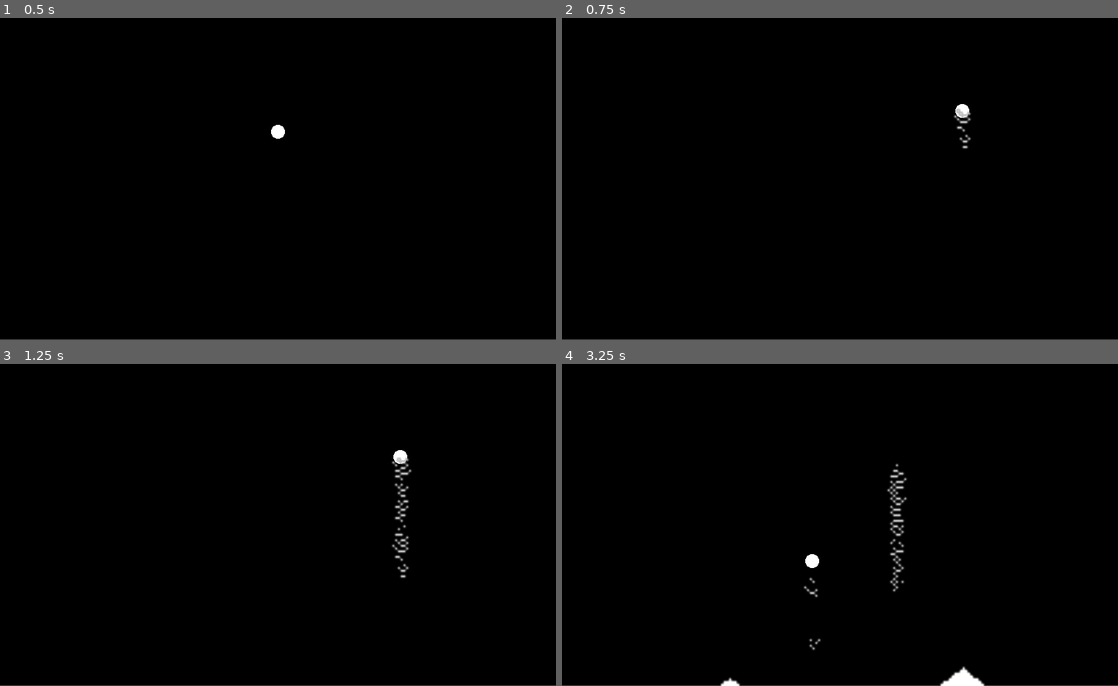
Above: before the commit, frames 1-4 (two rows, left to right).
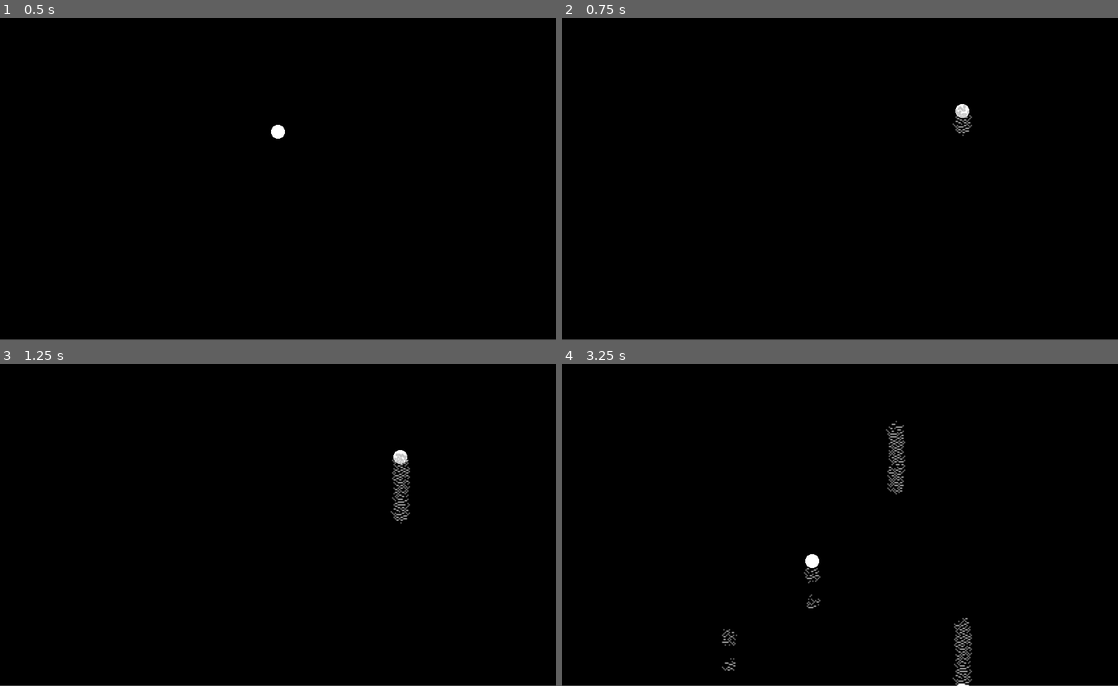
Above: after the commit, the same moments.

Repository: KunkelAlexander/neon-sand
Game: Godot game, scene res://scenes/cursor.tscn
Two runs of this game, one before a commit and one after it. Both use one fixed random seed, a clock stepped at 60 frames per second and the inputs below.
Inputs (mouse positions are in pixels of both pictures, inside the frame that each line leads up to):
- Up to frame 1 (0.5 s): no input
- Up to frame 2 (0.75 s): tap Enter at 0.5 s; move the mouse to (962, 111) at 0.52 s; press the mouse at (962, 111) at 0.53 s
- Up to frame 3 (1.25 s): right-click (400, 457) at 0.8 s
- Up to frame 4 (3.25 s): move the mouse to (728, 499) at 1.27 s; release the mouse at (728, 499) at 1.28 s; right-click (728, 499) at 1.35 s; click (728, 499) at 1.55 s; move the mouse to (895, 386) at 2.02 s; press the mouse at (895, 386) at 2.03 s; right-click (895, 386) at 2.3 s; move the mouse to (812, 560) at 2.77 s; release the mouse at (812, 560) at 2.78 s; tap 1 (press_1) at 2.85 s; click (812, 560) at 3.05 s

Frame 1 is identical in both runs. In frame 2, 0.2% of the frame differs, in the area x 70-74%, y 26-41%; in frame 3, 0.6%; in frame 4, 1.6%, in the area x 28-77%, y 17-100%.

Commit message:
Add optimised sand simulation that keeps track of active cells

Diff:
--- a/scenes/cursor.tscn
+++ b/scenes/cursor.tscn
@@ -1,7 +1,7 @@
 [gd_scene load_steps=4 format=3 uid="uid://c8maycj72kdl7"]
 
 [ext_resource type="Script" path="res://scripts/cursor.gd" id="1_10kv6"]
-[ext_resource type="Script" path="res://scripts/sand_simulation.gd" id="2_oxs87"]
+[ext_resource type="Script" path="res://scripts/sand_simulation_update_active.gd" id="2_5rbfh"]
 [ext_resource type="Script" path="res://scripts/gpu_renderer.gd" id="3_vh1vf"]
 
 [node name="Node2D" type="Node2D"]
@@ -16,10 +16,7 @@
 script = ExtResource("1_10kv6")
 
 [node name="SandSimulation" type="Node" parent="."]
-script = ExtResource("2_oxs87")
-
-[node name="SandSimulation" type="Node" parent="SandSimulation"]
-script = ExtResource("2_oxs87")
+script = ExtResource("2_5rbfh")
 
 [node name="SandRenderer" type="Node2D" parent="."]
 script = ExtResource("3_vh1vf")
--- a/scripts/global.gd
+++ b/scripts/global.gd
@@ -1,7 +1,7 @@
 extends Node
 
-@export var WIDTH = 200
-@export var HEIGHT = 150
+@export var WIDTH = 400
+@export var HEIGHT = 300
 
 # Sand type definitions
 const SAND_EMPTY = 0
--- /dev/null
+++ b/scripts/sand_simulation_update_active.gd
@@ -0,0 +1,175 @@
+extends Node
+
+signal grid_updated(old_grid, new_grid)  # Signal to notify renderer
+
+# Sand type definitions
+const SAND_EMPTY = 0
+const SAND_TYPE1 = 1  # e.g. white sand
+const SAND_TYPE2 = 2  # e.g. red sand
+const SAND_TYPE3 = 3  # e.g. green sand
+# (Add more types as needed)
+
+# Colors for each sand type
+var sand_colors = {
+	SAND_EMPTY: Color(0, 0, 0, 0),
+	SAND_TYPE1: Color(1, 1, 1, 1),
+	SAND_TYPE2: Color(1, 0, 0, 1),
+	SAND_TYPE3: Color(0, 1, 0, 1)
+}
+
+# The grid stores an integer per pixel (0 = empty, otherwise the sand type)
+var sand_grids = [PackedByteArray(), PackedByteArray()]
+var active_grid = 0
+
+# List of indices (in the grid) that were added this frame
+var active_pixels = []
+
+# Dictionary used as a set for cells that need to be updated.
+var active_cells = {}  # keys are cell indices; values are true
+
+
+func _ready():
+	for grid in sand_grids:
+		grid.resize(Global.WIDTH * Global.HEIGHT)
+		grid.fill(SAND_EMPTY)
+	active_grid = 0
+
+func _process(delta):
+	update_sand()
+	grid_updated.emit(sand_grids, active_grid)  # Notify renderer
+
+
+func update_sand():
+	var width = Global.WIDTH
+	var height = Global.HEIGHT
+	var read_grid = sand_grids[active_grid]
+
+	# Instead of clearing the write grid completely, copy the read grid so that cells not processed remain unchanged.
+	var write_grid = read_grid.duplicate()
+
+	# Add any new sand pixels to the read grid and mark them as active.
+	for pos_type in active_pixels:
+		var pos = pos_type[0]
+		var sand_type = pos_type[1]
+		read_grid[pos] = sand_type
+		active_cells[pos] = true
+	active_pixels.clear()
+
+	var new_active_cells = {}  # New set for the next frame
+
+	# Process only cells in the active set.
+	for pos in active_cells.keys():
+		var x = pos % width
+		var y = pos / width
+		var sand_type = read_grid[pos]
+		if sand_type == SAND_EMPTY:
+			continue  # Skip if nothing is in this cell
+
+		var moved = false
+
+		# Check if the cell can move down (if not in the bottom row)
+		if y < height - 1:
+			var below = x + (y + 1) * width
+			if read_grid[below] == SAND_EMPTY:
+				# Move down: clear the old position in write grid and write to the new one.
+				write_grid[below] = sand_type
+				write_grid[pos] = SAND_EMPTY
+				moved = true
+				new_active_cells[below] = true
+
+				# Activate cells above the new position.
+				if y > 0:
+					new_active_cells[x + (y - 1) * width] = true
+					if x > 0:
+						new_active_cells[(x - 1) + (y - 1) * width] = true
+					if x < width - 1:
+						new_active_cells[(x + 1) + (y - 1) * width] = true
+				# Keep current cell active so any changes can be re-evaluated.
+				new_active_cells[pos] = true
+
+			else:
+				# Check diagonal movement.
+				var left = -1
+				var right = -1
+				var left_empty = false
+				var right_empty = false
+
+				if x > 0:
+					left = (x - 1) + (y + 1) * width
+					left_empty = read_grid[left] == SAND_EMPTY
+				if x < width - 1:
+					right = (x + 1) + (y + 1) * width
+					right_empty = read_grid[right] == SAND_EMPTY
+
+				if left_empty or right_empty:
+					if left_empty and right_empty:
+						if randi() % 2 == 0:
+							write_grid[left] = sand_type
+							write_grid[pos] = SAND_EMPTY
+							new_active_cells[left] = true
+						else:
+							write_grid[right] = sand_type
+							write_grid[pos] = SAND_EMPTY
+							new_active_cells[right] = true
+					elif left_empty:
+						write_grid[left] = sand_type
+						write_grid[pos] = SAND_EMPTY
+						new_active_cells[left] = true
+					elif right_empty:
+						write_grid[right] = sand_type
+						write_grid[pos] = SAND_EMPTY
+						new_active_cells[right] = true
+
+					moved = true
+					# Activate cells above the new position.
+					if y > 0:
+						new_active_cells[x + (y - 1) * width] = true
+						if x > 0:
+							new_active_cells[(x - 1) + (y - 1) * width] = true
+						if x < width - 1:
+							new_active_cells[(x + 1) + (y - 1) * width] = true
+					new_active_cells[pos] = true
+				# Else: the cell is settled. Do nothing, so its value remains in write_grid.
+		# Bottom row: the particle cannot move further.
+		# Its value was already copied over by the duplicate, so we don't change it.
+
+		# Optionally, you could add logic here to remove cells that have been settled for many frames.
+
+	# Swap grids.
+	var next_active_grid = 1 - active_grid
+	sand_grids[next_active_grid] = write_grid
+	active_grid = next_active_grid
+	active_cells = new_active_cells
+
+
+# Spawn sand into the simulation.
+# mouse_pos: the position in pixels,
+# cursor_size: the diameter of the brush,
+# sand_type: which type of sand to spawn (defaults to SAND_TYPE1).
+func spawn_sand(coords, radius, sand_type = SAND_TYPE1):
+	var grid_x = coords.x
+	var grid_y = coords.y
+
+
+	for dx in range(-radius, radius + 1):
+		for dy in range(-radius, radius + 1):
+			# Only consider points within the circle.
+			var distance_sq = dx * dx + dy * dy
+			if distance_sq > radius * radius:
+				continue
+
+			var new_x = grid_x + dx
+			var new_y = grid_y + dy
+
+			# Skip if outside the grid.
+			if new_x < 0 or new_x >= Global.WIDTH or new_y < 0 or new_y >= Global.HEIGHT:
+				continue
+
+			# Introduce randomness for a more natural look.
+			var distance_factor = 1.0 - float(distance_sq) / float(radius * radius)  # Closer to center = higher density
+			var spawn_probability = 0.2 + 0.05 * distance_factor  # Probability decreases toward the edges
+
+			if randf() < spawn_probability:  # Random chance to place sand
+				var pos = new_x + new_y * Global.WIDTH
+				if sand_grids[active_grid][pos] == SAND_EMPTY or sand_type == SAND_EMPTY:
+					active_pixels.append([pos, sand_type])
--- a/scripts/sand_simulation.gd
+++ b/scripts/sand_simulation_update_all.gd
@@ -18,7 +18,7 @@
 }
 
 # The grid stores an integer per pixel (0 = empty, otherwise the sand type)
-var sand_grids = [Array(), Array()]
+var sand_grids = [PackedByteArray(), PackedByteArray()]
 var active_grid = 0
 
 # List of indices (in the grid) that where added
@@ -34,6 +34,7 @@
 func _process(delta):
 	update_sand()
 	grid_updated.emit(sand_grids, active_grid)  # Notify renderer
+
 
 func update_sand():
 	# We'll read from the "active_grid" buffer,
@@ -52,6 +53,7 @@
 		var sand_type    = pos_type[1]
 		read_grid[index] = sand_type
 	active_pixels.clear()
+
 
 	# 3) Simulation: read from the old buffer, write results into the new.
 	for y in range(Global.HEIGHT - 1, -1, -1): # from bottom up or second-to-last row is also common
